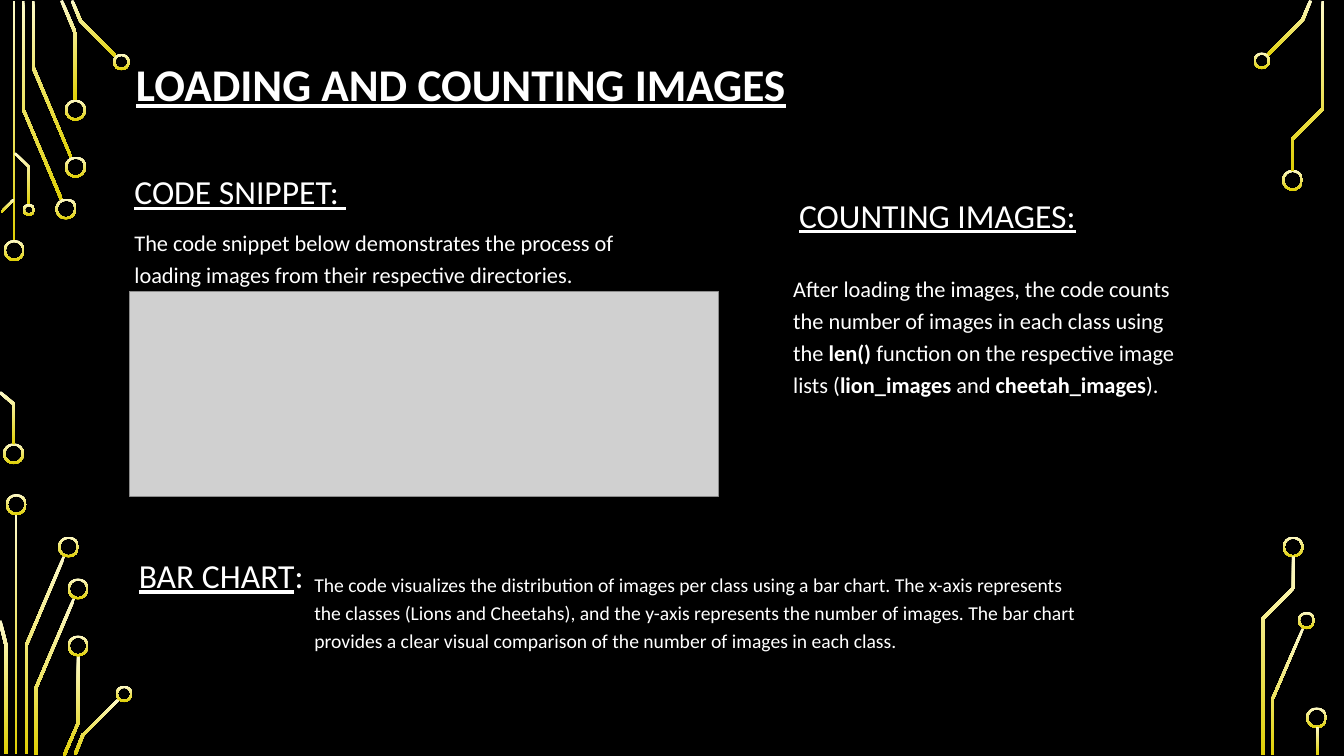
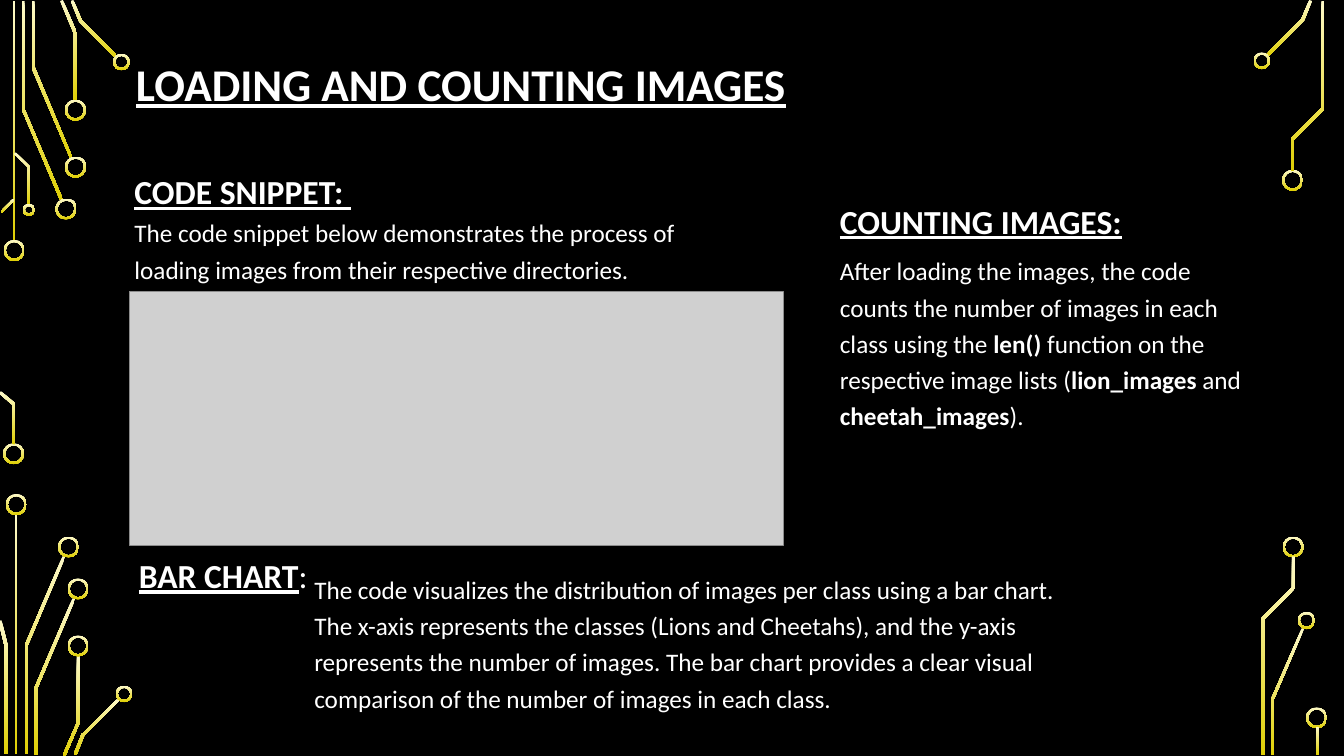
Before and after one commit to Samiur00/ST1_Capstone-Project, a slide deck: slide 5 of capstone_presentation.pptx. Drawn at 1344x756 pixels with LibreOffice and Linux fonts; fonts in the diff are those of the drawing; grey boxes stand for pictures; background and template pictures are left out. Boxes give left, top, right and bottom in pixels: in the first picture for what was removed or moved away, otherwise in the second. Text is boxed around its words. In the diff, an @@ line names an element or a change of style, - is before the commit and + after.

```diff
--- a/capstone_presentation.pptx
+++ b/capstone_presentation.pptx
@@ text "CODE SNIPPET:" at <box>134,182,344,210</box>: bold on @@
@@ text "COUNTING IMAGES:" at <box>840,212,1122,239</box>: bold on @@
@@ text "COUNTING IMAGES:": place and size @@
-text "COUNTING IMAGES:" at <box>799,206,1075,233</box>
+text "COUNTING IMAGES:" at <box>840,212,1122,239</box>
@@ text "The code snippet below demonstrates ...": place and size @@
-text "The code snippet below demonstrates ..." at <box>134,235,614,287</box>
+text "The code snippet below demonstrates ..." at <box>134,224,674,284</box>
@@ text "The code snippet below demonstrates ..." at <box>134,224,674,284</box>: size 16 to 18 pt @@
@@ text "After loading the images, the ..." at <box>840,262,1241,430</box>: size 16 to 18 pt @@
@@ text "After loading the images, the ...": place and size @@
-text "After loading the images, the ..." at <box>793,281,1174,397</box>
+text "After loading the images, the ..." at <box>840,262,1241,430</box>
@@ picture: place and size @@
-picture at <box>130,291,719,496</box>
+picture at <box>130,291,783,545</box>
@@ text "BAR CHART:" at <box>139,566,308,594</box>: bold on in "BAR CHART:" @@
@@ text "The code visualizes the distribution ..." at <box>314,581,1053,713</box>: size 14 to 18 pt @@
```
Also in this commit, not shown: 9 other slides changed.
